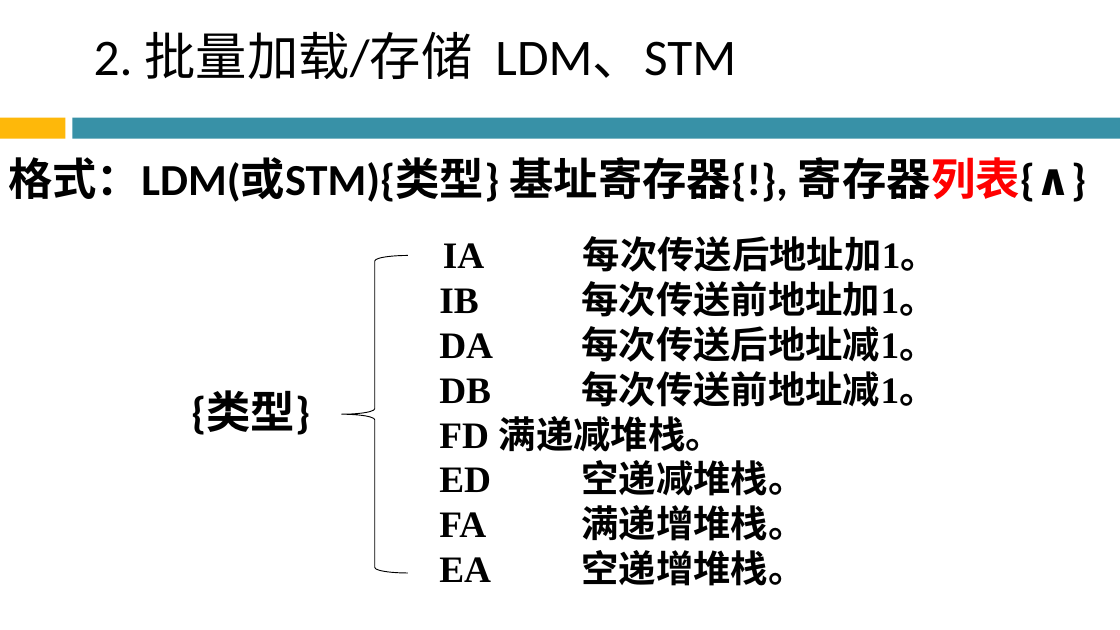
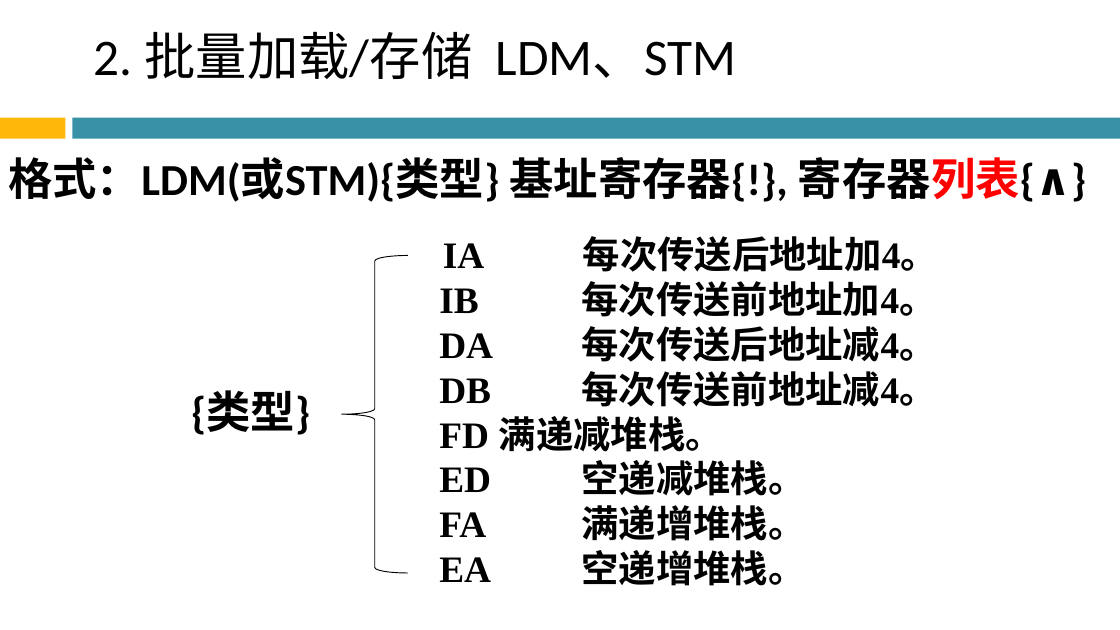
Before and after one commit to Chencao0928/ARM, a slide deck: slide 27 of 第3章 ARM指令系统/第3章 ARM指令系统.pptx. Drawn at 1120x630 pixels with LibreOffice and Linux fonts; fonts in the diff are those of the drawing; background and template pictures are left out. Boxes give left, top, right and bottom in pixels: in the first picture for what was removed or moved away, otherwise in the second. Text is boxed around its words. In the diff, an @@ line names an element or a change of style, - is before the commit and + after.

```diff
--- a/第3章 ARM指令系统/第3章 ARM指令系统.pptx
+++ b/第3章 ARM指令系统/第3章 ARM指令系统.pptx
@@ text at box(439, 236, 938, 407): text changed @@
-IA 每次传送后地址加1。
-                IB 每次传送前地址加1。
-                DA 每次传送后地址减1。
-                DB 每次传送前地址减1。
+IA 每次传送后地址加4。
+                IB 每次传送前地址加4。
+                DA 每次传送后地址减4。
+                DB 每次传送前地址减4。
```
Also in this commit, not shown: 62 other slides changed, 3 slides added.
